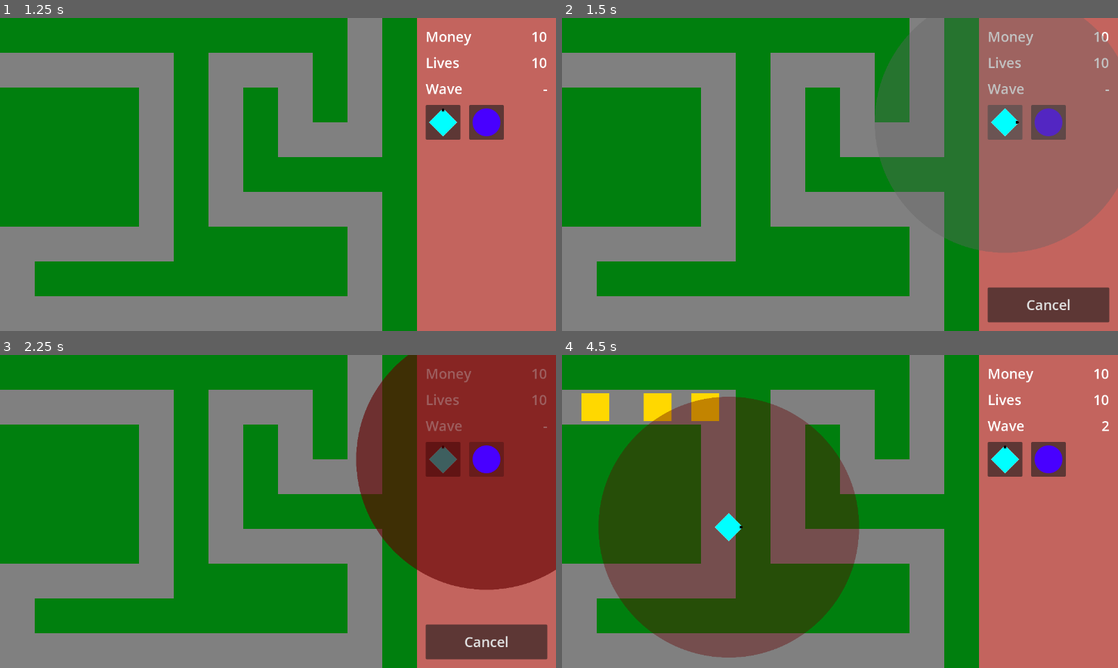
Above: before the commit, frames 1-4 (two rows, left to right).
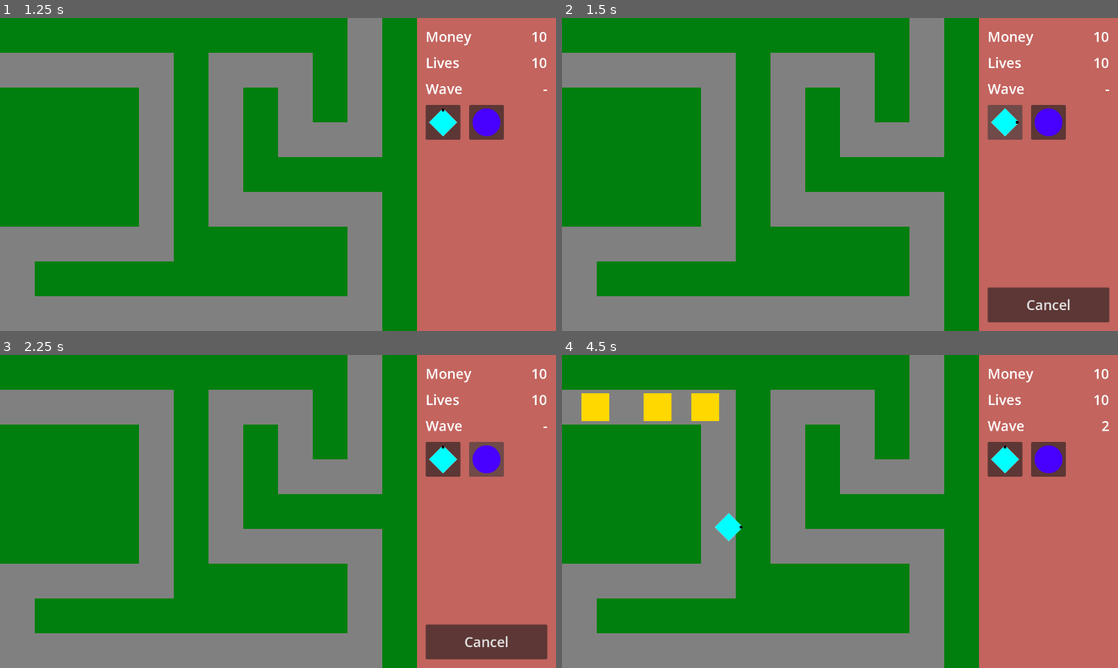
Above: after the commit, the same moments.

Repository: phrasmotica/godot-tower-defence
Game: Godot game, scene res://scenes/game.tscn
The game is run twice, just before and just after one commit, with the same random seed, the same clock (stepped at 60 frames per second) and the same inputs.
Inputs (mouse positions are in pixels of both pictures, inside the frame that each line leads up to):
- Up to frame 1 (1.25 s): click "Start" at 0.5 s
- Up to frame 2 (1.5 s): click (1006, 121) at 1.25 s
- Up to frame 3 (2.25 s): click (489, 458) at 2 s
- Up to frame 4 (4.5 s): click "Cancel" at 2.75 s; tap Enter (ui_accept) at 3.5, 3.77 s; hold Shift (fast_forward) 3.53-4.28 s; click (1051, 642) at 3.67 s; move the mouse to (728, 527) at 4.27 s

Frame 1 is identical in both runs. In frame 2, 23% of the frame differs, in the area x 56-100%, y 0-75%; in frame 3, 23%; in frame 4, 30%, in the area x 6-54%, y 13-97%.
Error after the commit: Invalid call. Nonexistent function 'get_current_level' in base 'Nil'. (res://scripts/tower_level_manager.gd:77)

Commit message:
Start implementing tower levels as a tree instead of a list

Diff:
--- a/scenes/gun_tower.tscn
+++ b/scenes/gun_tower.tscn
@@ -330,7 +330,7 @@
 
 [node name="Levels" type="Node2D" parent="." node_paths=PackedStringArray("levels")]
 script = ExtResource("4_4tss6")
-levels = [NodePath("Level0"), NodePath("Level1"), NodePath("Level2")]
+levels = [NodePath("Level0"), NodePath("Level0/Level00"), NodePath("Level0/Level01")]
 
 [node name="FiringLine" type="RayCast2D" parent="Levels"]
 target_position = Vector2(300, 2.08165e-12)
@@ -355,35 +355,35 @@
 [node name="EffectStats" parent="Levels/Level0" index="2"]
 stats_enabled = false
 
-[node name="Level1" parent="Levels" instance=ExtResource("4_t0fww")]
+[node name="Level00" parent="Levels/Level0" instance=ExtResource("4_t0fww")]
 visible = false
 level_description = "Shoots ricochet bullets instead of regular ones."
 price = 2
 
-[node name="Sprite" parent="Levels/Level1" index="0"]
+[node name="Sprite" parent="Levels/Level0/Level00" index="0"]
 rotation = 1.5708
 sprite_frames = SubResource("SpriteFrames_6lplc")
 
-[node name="Stats" parent="Levels/Level1" index="1"]
+[node name="Stats" parent="Levels/Level0/Level00" index="1"]
 projectile = ExtResource("9_gndbw")
 fire_rate = 3
 rotate_speed = 4
 projectile_range = 4
 projectile_speed = 20
 
-[node name="EffectStats" parent="Levels/Level1" index="2"]
+[node name="EffectStats" parent="Levels/Level0/Level00" index="2"]
 stats_enabled = false
 
-[node name="Level2" parent="Levels" instance=ExtResource("4_t0fww")]
+[node name="Level01" parent="Levels/Level0" instance=ExtResource("4_t0fww")]
 visible = false
 level_description = "Moves and shoots faster!"
 price = 4
 
-[node name="Sprite" parent="Levels/Level2" index="0"]
+[node name="Sprite" parent="Levels/Level0/Level01" index="0"]
 rotation = 1.5708
 sprite_frames = SubResource("SpriteFrames_rpdrq")
 
-[node name="Stats" parent="Levels/Level2" index="1"]
+[node name="Stats" parent="Levels/Level0/Level01" index="1"]
 projectile = ExtResource("5_ikvgn")
 damage = 2
 fire_rate = 4
@@ -391,7 +391,7 @@
 projectile_range = 4
 projectile_speed = 20
 
-[node name="EffectStats" parent="Levels/Level2" index="2"]
+[node name="EffectStats" parent="Levels/Level0/Level01" index="2"]
 stats_enabled = false
 
 [node name="AnimationPlayer" type="AnimationPlayer" parent="Levels"]
@@ -413,5 +413,5 @@
 [connection signal="shoot" from="Barrel" to="." method="_on_barrel_shoot"]
 
 [editable path="Levels/Level0"]
-[editable path="Levels/Level1"]
-[editable path="Levels/Level2"]
+[editable path="Levels/Level0/Level00"]
+[editable path="Levels/Level0/Level01"]
--- a/scripts/tower_level.gd
+++ b/scripts/tower_level.gd
@@ -8,6 +8,9 @@
 
 @export_range(1, 10)
 var price := 1
+
+@export
+var upgrades: Array[TowerLevel]
 
 signal created_projectile(projectile: Projectile)
 signal created_effect(effect: Effect)
@@ -20,6 +23,29 @@
 
 func get_effect_fire_rate():
 	return effect_stats.fire_rate
+
+func get_current_level(path: Array[int]) -> TowerLevel:
+	if path.size() <= 0:
+		return self
+
+	# TODO: allow specifying upgrade index
+	return upgrades[path[0]].get_current_level(path.slice(1))
+
+func get_upgrade(path: Array[int]) -> TowerLevel:
+	if path.size() <= 0:
+		# TODO: allow specifying upgrade index
+		return upgrades[0]
+
+	return upgrades[path[0]].get_current_level(path.slice(1))
+
+func get_total_value(path: Array[int]) -> int:
+	if path.size() <= 0:
+		return price
+
+	return price + (
+		# TODO: allow specifying upgrade index
+		upgrades[path[0]].get_total_value(path.slice(1))
+	)
 
 func try_create_projectile():
 	if not stats.stats_enabled:
--- a/scripts/tower_level_manager.gd
+++ b/scripts/tower_level_manager.gd
@@ -4,9 +4,9 @@
 @onready var effect_area: Area2D = $EffectArea
 @onready var animation_player: AnimationPlayer = $AnimationPlayer
 
-@export var levels: Array[TowerLevel]
+@export var base_level: TowerLevel
 
-var level_index = 0
+var upgrade_path: Array[int] = []
 
 signal warmed_up(first_level: TowerLevel)
 signal upgraded(new_level: TowerLevel)
@@ -14,16 +14,14 @@
 signal created_projectile(projectile: Projectile)
 signal created_effect(effect: Effect)
 
-func _ready():
-	for level in levels:
-		level.created_projectile.connect(_on_level_created_projectile)
-		level.created_effect.connect(_on_level_created_effect)
-
 func start_warmup():
 	animation_player.play("warmup")
 
 func warmup_finished():
-	warmed_up.emit(get_current_level())
+	base_level.created_projectile.connect(_on_level_created_projectile)
+	base_level.created_effect.connect(_on_level_created_effect)
+
+	warmed_up.emit(base_level)
 
 func start_upgrade() -> TowerLevel:
 	var next_level = get_upgrade()
@@ -37,18 +35,31 @@
 	if not get_upgrade():
 		return
 
-	level_index += 1
+	# hide old level
+	var old_level = get_current_level()
+	old_level.visible = false
 
-	levels[level_index - 1].visible = false
-	levels[level_index].visible = true
+	if old_level.created_projectile.is_connected(_on_level_created_projectile):
+		print("Disconnecting _on_level_created_projectile")
+		old_level.created_projectile.disconnect(_on_level_created_projectile)
 
-	upgraded.emit(levels[level_index])
+	if old_level.created_projectile.is_connected(_on_level_created_effect):
+		print("Disconnecting _on_level_created_effect")
+		old_level.created_effect.disconnect(_on_level_created_effect)
+
+	upgrade_path.append(0)
+
+	var new_level = get_current_level()
+
+	new_level.visible = true
+
+	new_level.created_projectile.connect(_on_level_created_projectile)
+	new_level.created_effect.connect(_on_level_created_effect)
+
+	upgraded.emit(new_level)
 
 func get_upgrade():
-	if level_index < levels.size() - 1:
-		return levels[level_index + 1]
-
-	return null
+	return base_level.get_upgrade(upgrade_path)
 
 func should_shoot():
 	if firing_line.enabled:
@@ -63,19 +74,10 @@
 	return false
 
 func get_current_level() -> TowerLevel:
-	return levels[level_index]
+	return base_level.get_current_level(upgrade_path)
 
-func get_total_value():
-	if level_index <= 0 or levels.size() < 2:
-		return 0
-
-	# return sum of prices of purchased upgrades
-	return (
-		levels
-			.slice(1, level_index + 1)
-			.map(func(level): return level.price)
-			.reduce(func(a, b): return a + b)
-	)
+func get_total_value() -> int:
+	return base_level.get_total_value(upgrade_path)
 
 func point_towards_enemy(enemy: Enemy, delta: float):
 	var rotate_speed = get_current_level().stats.rotate_speed
